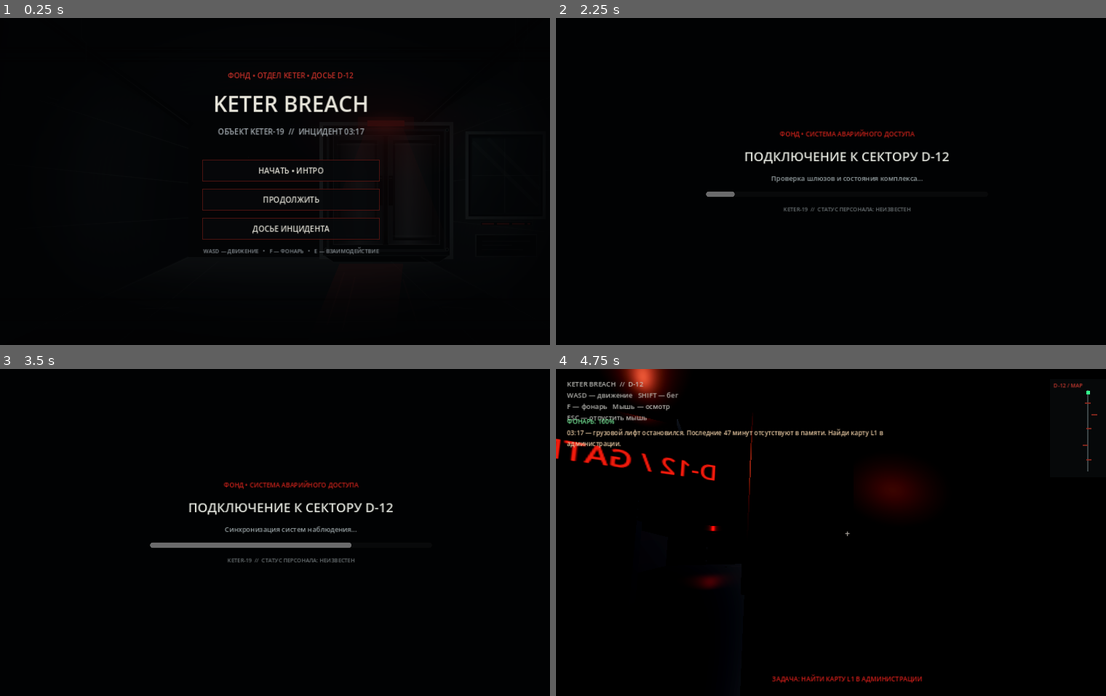
Above: before the commit, frames 1-4 (two rows, left to right).
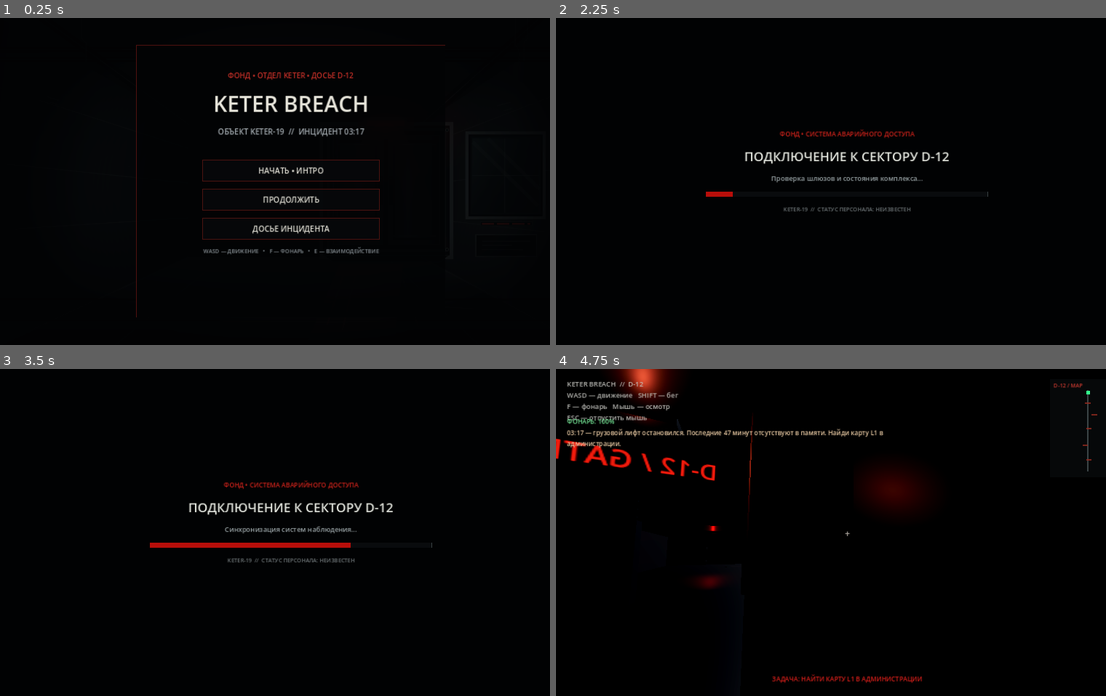
Above: after the commit, the same moments.

Repository: Keter-Breach/keter-breach.ru
Game: Godot game, scene res://scenes/main.tscn
Same seed, same stepped clock (60 frames per second), same inputs: the game is played once before the commit and once after it.
Inputs (mouse positions are in pixels of both pictures, inside the frame that each line leads up to):
- Up to frame 1 (0.25 s): no input
- Up to frame 2 (2.25 s): click "НАЧАТЬ • ИНТРО" at 0.5 s; click "ДАЛЕЕ →" at 1.25 s; click "ПРОПУСТИТЬ ИНТРО" at 2 s
- Up to frame 3 (3.5 s): tap Enter at 2.75 s; move the mouse to (418, 516) at 2.77 s; hold D (move_right) from 2.78 s (still down); hold Shift (sprint) from 2.78 s (still down); click (418, 516) at 2.92 s; tap Space at 3.02 s
- Up to frame 4 (4.75 s): move the mouse to (732, 548) at 3.52 s; release D (move_right) at 3.53 s; release Shift (sprint) at 3.53 s; hold S (move_back) 3.53-4.28 s; tap F (toggle_flashlight) at 3.6 s; tap Space at 3.77 s; move the mouse to (864, 525) at 4.27 s; hold W (move_forward) from 4.28 s (still down); tap Enter at 4.35 s

The runs differ from the first frame. In frame 1, 0.6% of the frame differs, in the area x 24-81%, y 8-92%; in frame 2, less than 0.1%; in frame 3, 0.6%, in the area x 27-79%, y 53-55%; in frame 4, nothing differs.

Commit message:
Refine menu panel and cinematic loading UI

Diff:
--- a/godot-prototype/scripts/main.gd
+++ b/godot-prototype/scripts/main.gd
@@ -451,6 +451,18 @@
 	shade.set_anchors_and_offsets_preset(Control.PRESET_FULL_RECT)
 	shade.mouse_filter = Control.MOUSE_FILTER_IGNORE
 	menu_root.add_child(shade)
+	var menu_panel := Panel.new()
+	menu_panel.name = "MenuPanel"
+	menu_panel.set_anchors_preset(Control.PRESET_CENTER)
+	menu_panel.position = Vector2(-340, -300)
+	menu_panel.size = Vector2(680, 600)
+	var panel_style := StyleBoxFlat.new()
+	panel_style.bg_color = Color(0.008, 0.013, 0.017, 0.88)
+	panel_style.border_color = Color(0.34, 0.075, 0.065, 0.9)
+	panel_style.set_border_width_all(1)
+	panel_style.set_content_margin_all(24)
+	menu_panel.add_theme_stylebox_override("panel", panel_style)
+	menu_root.add_child(menu_panel)
 	var column := VBoxContainer.new()
 	column.name = "MenuColumn"
 	column.set_anchors_preset(Control.PRESET_CENTER)
@@ -581,6 +593,14 @@
 	loading_progress.show_percentage = false
 	loading_progress.custom_minimum_size = Vector2(620, 12)
 	loading_progress.size_flags_horizontal = Control.SIZE_SHRINK_CENTER
+	var progress_bg := StyleBoxFlat.new()
+	progress_bg.bg_color = Color(0.035, 0.045, 0.05, 1.0)
+	progress_bg.border_color = Color(0.22, 0.25, 0.26, 1.0)
+	progress_bg.set_border_width_all(1)
+	loading_progress.add_theme_stylebox_override("background", progress_bg)
+	var progress_fill := StyleBoxFlat.new()
+	progress_fill.bg_color = Color(0.72, 0.055, 0.04, 1.0)
+	loading_progress.add_theme_stylebox_override("fill", progress_fill)
 	loading_column.add_child(loading_progress)
 	var loading_footer := Label.new()
 	loading_footer.text = "KETER-19  //  СТАТУС ПЕРСОНАЛА: НЕИЗВЕСТЕН"
